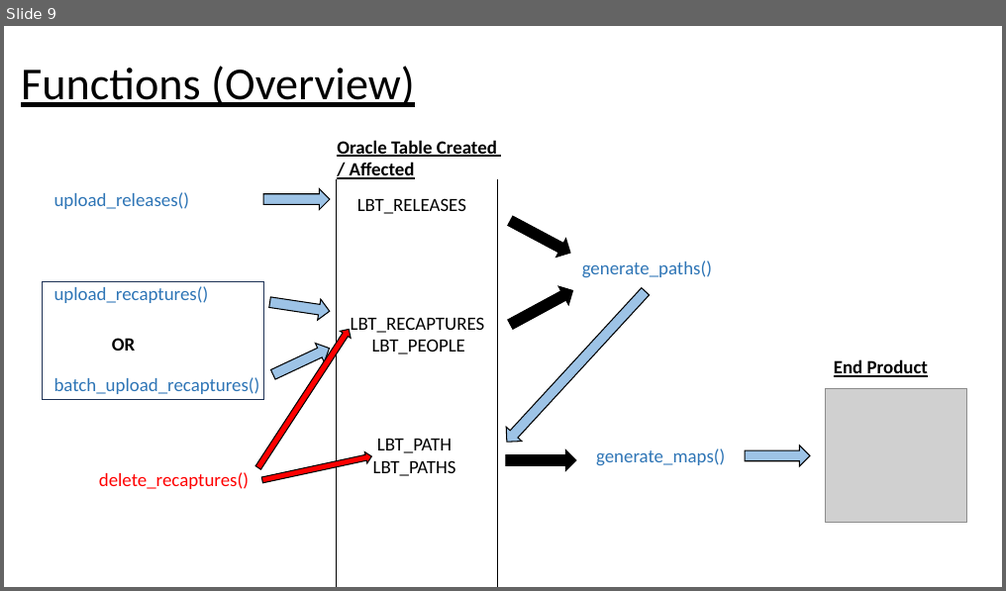
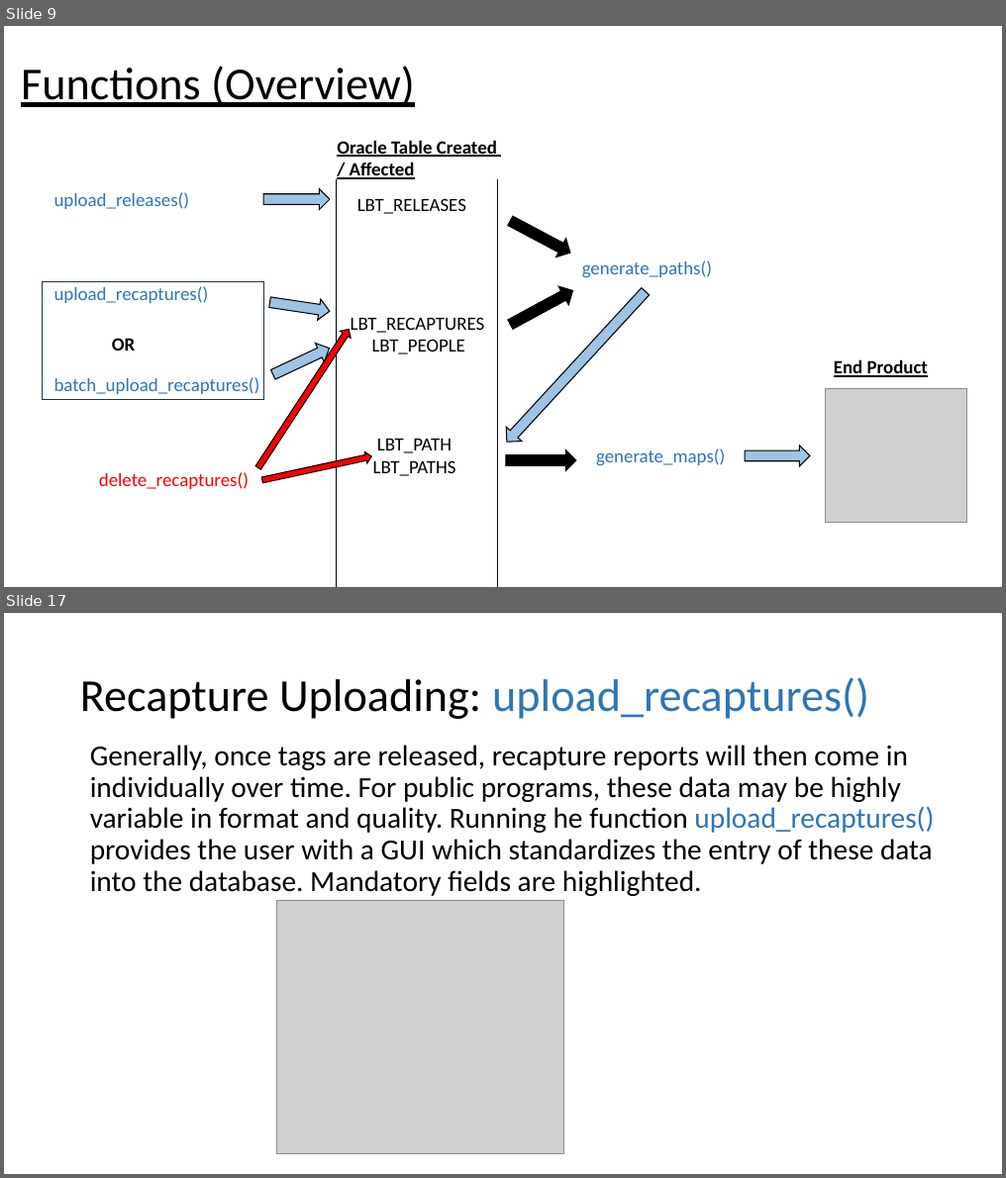
Before and after one commit to LobsterScience/LobTag2, a slide deck: app.files/user_guide.pptx. Shown one above the other, each under a label of ours: slide 9 before the commit, slides 9 and 17 after it; the slides between them are not shown. The pictures are 1006x591 and 1006x1178 pixels, drawn with LibreOffice and Linux fonts; fonts in the diff are those of the drawing; grey boxes stand for pictures. Boxes give left, top, right and bottom in pixels: in the first picture for what was removed or moved away, otherwise in the second. Text is boxed around its words. In the diff, an @@ line names an element or a change of style, - is before the commit and + after.

Commit message:
more slides added to user guide. Minor edits to generate_maps

```diff
--- a/app.files/user_guide.pptx
+++ b/app.files/user_guide.pptx
@@ slide 17 added at [4, 613, 1002, 1174], background #FFFFFF @@
@@ title added at [80, 677, 869, 719], 44 pt, text #000000 @@
+Recapture Uploading: upload_recaptures()
@@ text added at [90, 745, 934, 896], 28 pt, text #000000 @@
+Generally, once tags are released, recapture reports will then come in individually over time. For public programs, these data may be highly variable in format and quality. Running he function upload_recaptures() provides the user with a GUI which standardizes the entry of these data into the database. Mandatory fields are highlighted.
@@ picture added at [276, 900, 564, 1155] @@
```
Also in this commit, not shown: 3 slides changed, 13 other slides added, 1 other file.
